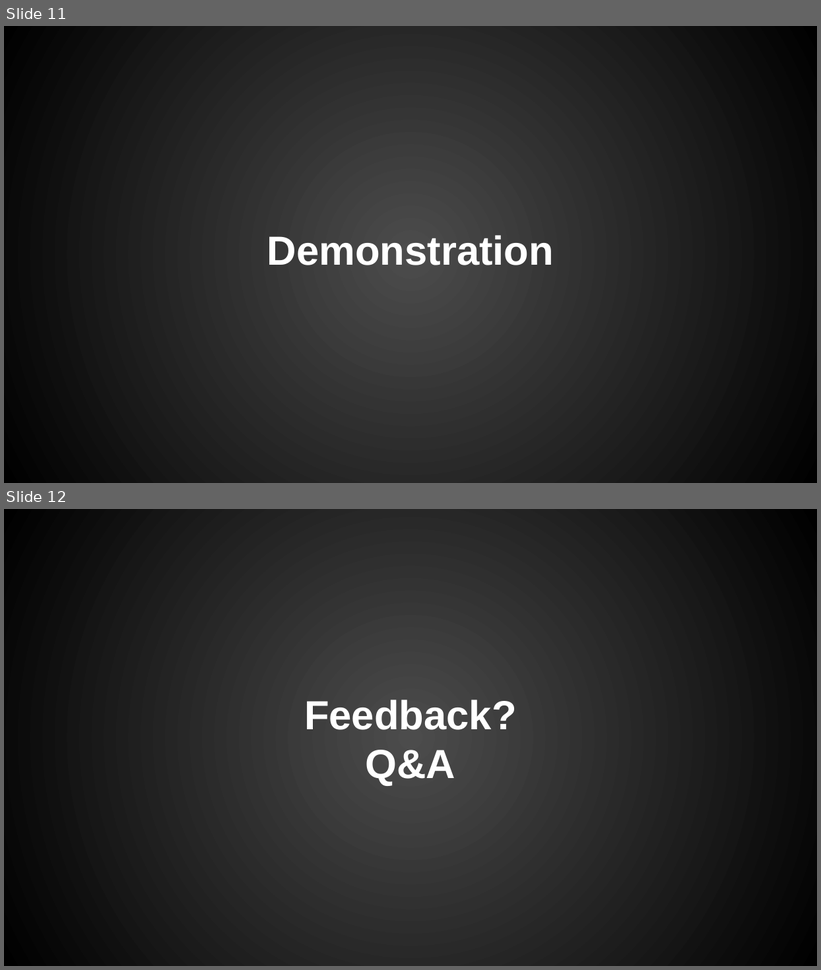
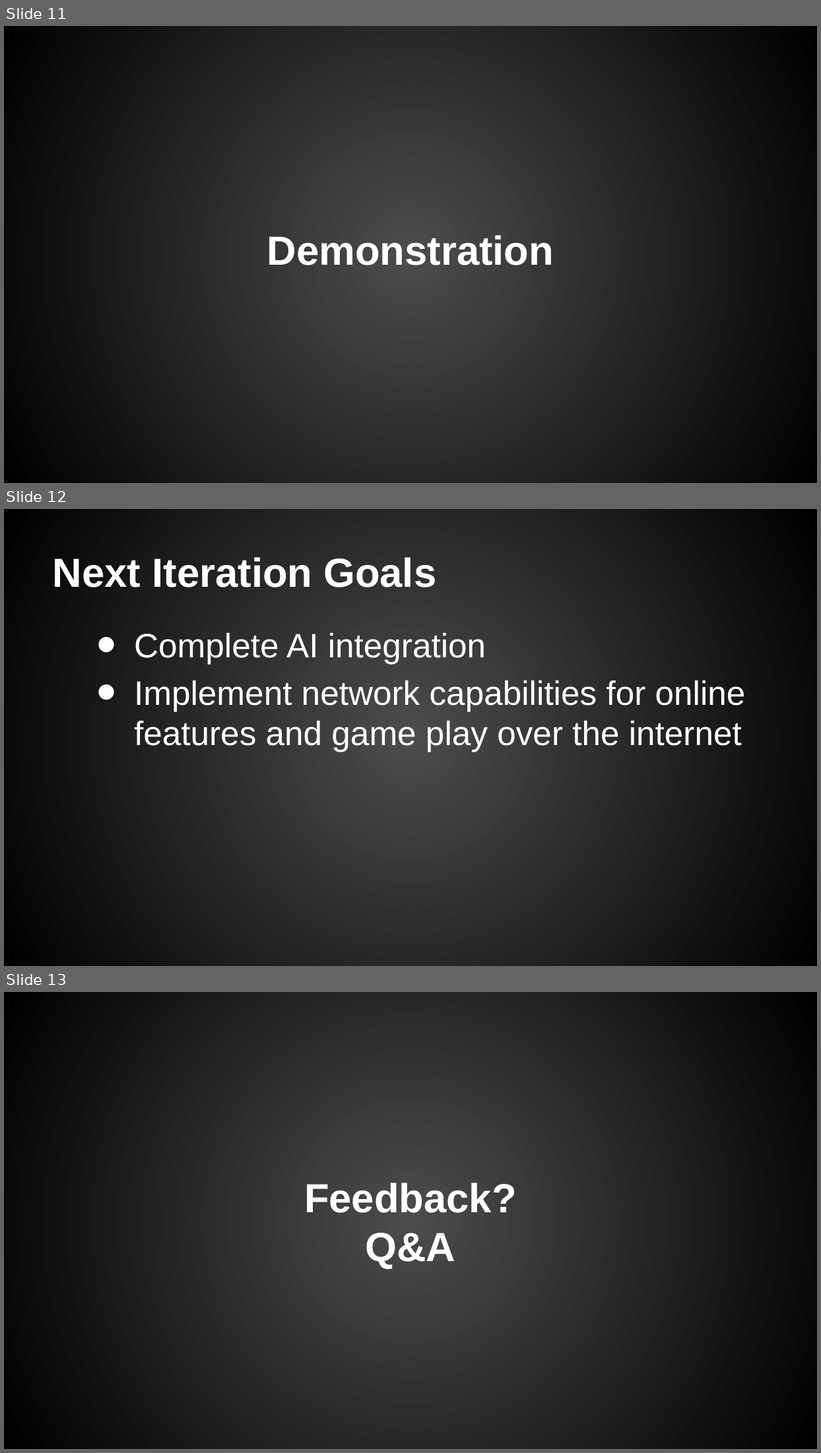
Before and after one commit to chriskdon/chinese-checkers, a slide deck: project-management/binder/iteration2/Curtis/Chinese Checkers - Iteration #2.pptx. Shown one above the other, each under a label of ours: slides 11 and 12 before the commit, slides 11, 12 and 13 after it. The pictures are 821x970 and 821x1453 pixels, drawn with LibreOffice and Linux fonts; fonts in the diff are those of the drawing; background and template pictures are left out. Boxes give left, top, right and bottom in pixels: in the first picture for what was removed or moved away, otherwise in the second. Text is boxed around its words. In the diff, an @@ line names an element or a change of style, - is before the commit and + after.

Commit message:
finalized Iteration #2 presentation

```diff
--- a/project-management/binder/iteration2/Curtis/Chinese Checkers - Iteration #2.pptx
+++ b/project-management/binder/iteration2/Curtis/Chinese Checkers - Iteration #2.pptx
@@ slide 12 added at <box>4,509,817,966</box>, background gradient #4C4C4C to #000000 @@
@@ title added at <box>53,557,436,588</box>, 36 pt, text #FFFFFF, bold @@
+Next Iteration Goals
@@ text added at <box>134,633,746,752</box>, 30 pt, text #FFFFFF @@
+• Complete AI integration
+• Implement network capabilities for online features and game play over the internet
@@ what was slide 12 is now slide 13 @@
```
Also in this commit, not shown: 2 slides changed, 6 other slides added, 6 slides removed.
